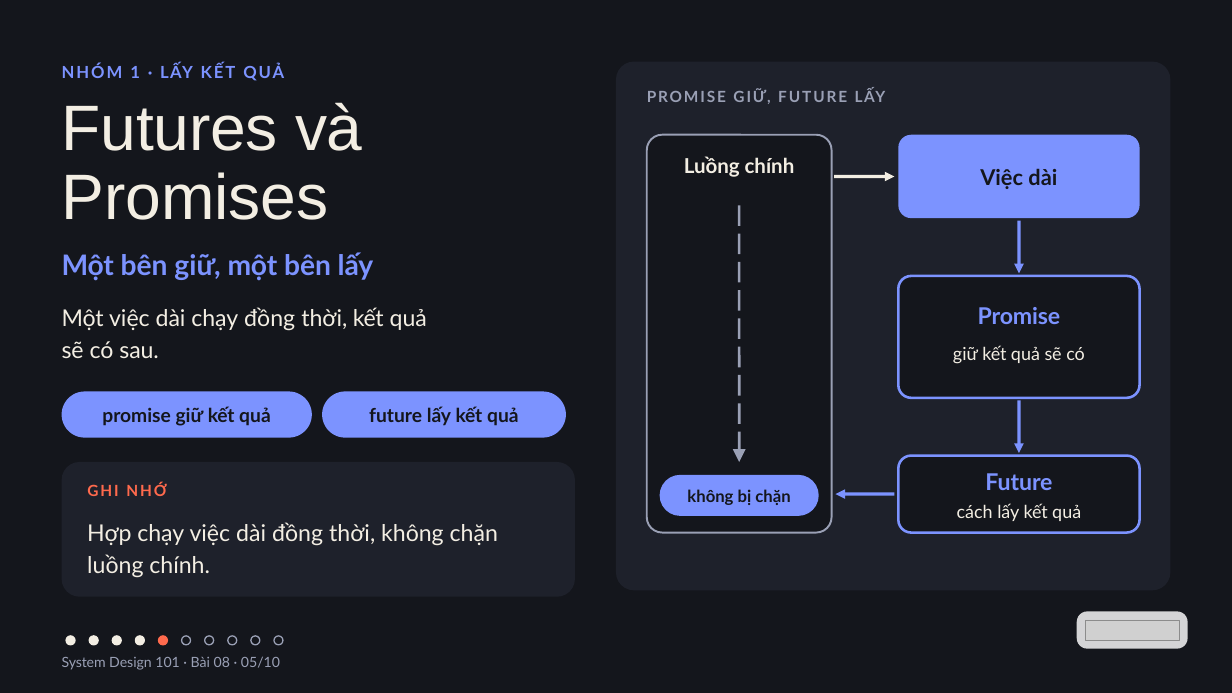
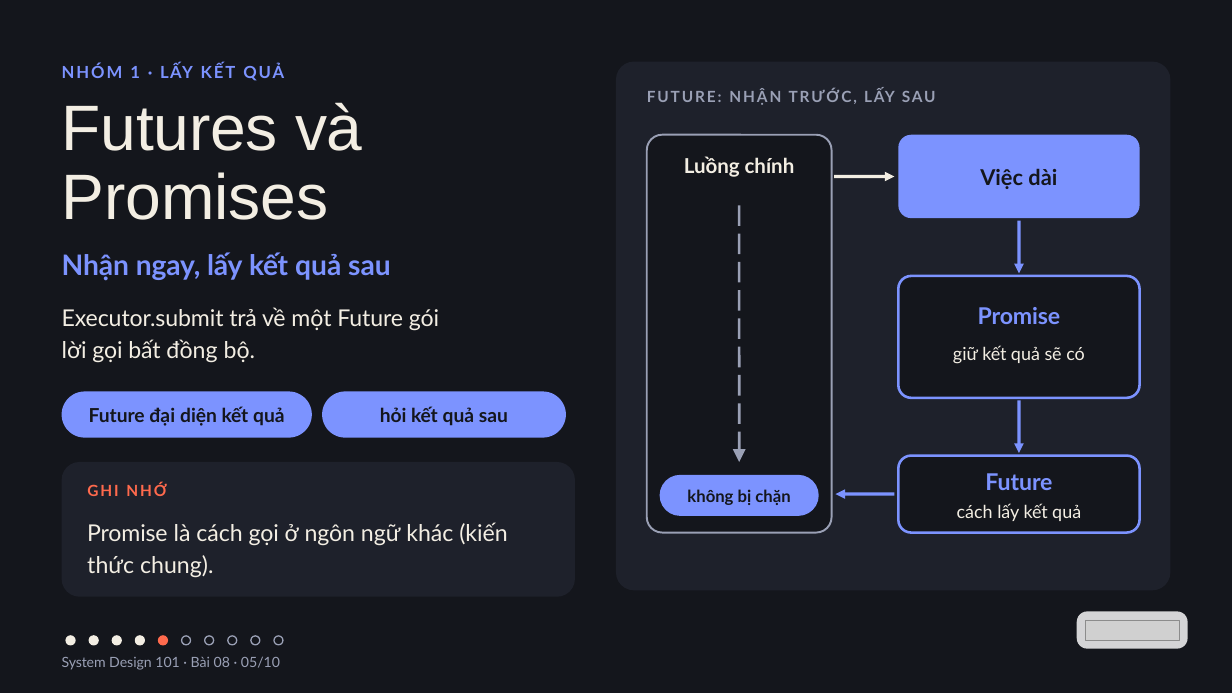
Before and after one commit to vohoailinh90/tool-marketing-studio, a slide deck: slide 5 of system-design-101/vi/lessons/sd-10-008/slides/sd-10-008.pptx. Drawn at 1232x693 pixels with LibreOffice and Linux fonts; fonts in the diff are those of the drawing; grey boxes stand for pictures. Boxes give left, top, right and bottom in pixels: in the first picture for what was removed or moved away, otherwise in the second. Text is boxed around its words. In the diff, an @@ line names an element or a change of style, - is before the commit and + after.

```diff
--- a/system-design-101/vi/lessons/sd-10-008/slides/sd-10-008.pptx
+++ b/system-design-101/vi/lessons/sd-10-008/slides/sd-10-008.pptx
@@ text at <box>864,88,895,102</box>: text changed @@
-PROMISE GIỮ, FUTURE LẤY
+FUTURE: NHẬN TRƯỚC, LẤY SAU
@@ text at <box>62,252,391,280</box>: text changed @@
-Một bên giữ, một bên lấy
+Nhận ngay, lấy kết quả sau
@@ text at <box>62,307,439,363</box>: text changed @@
-Một việc dài chạy đồng thời, kết quả sẽ có sau.
+Executor.submit trả về một Future gói lời gọi bất đồng bộ.
@@ text in rounded rectangle at <box>89,406,285,426</box>: text changed @@
-promise giữ kết quả
+Future đại diện kết quả
@@ text in rounded rectangle at <box>380,406,508,426</box>: text changed @@
-future lấy kết quả
+hỏi kết quả sau
@@ text at <box>87,522,507,578</box>: text changed @@
-Hợp chạy việc dài đồng thời, không chặn luồng chính.
+Promise là cách gọi ở ngôn ngữ khác (kiến thức chung).
```
Also in this commit, not shown: 6 other slides changed.
